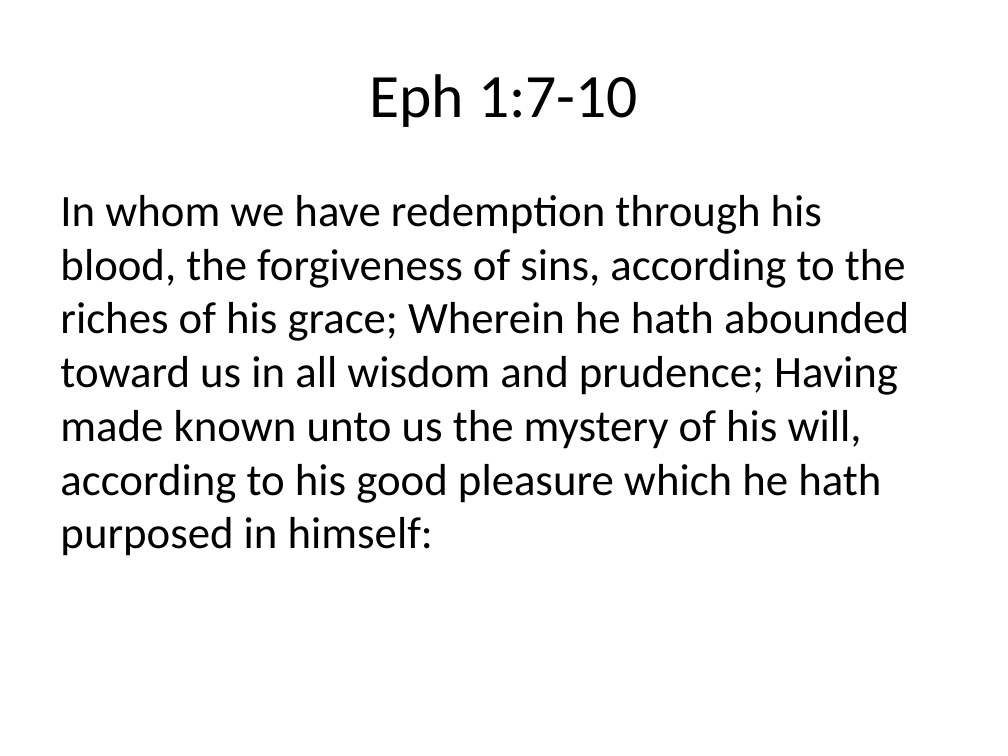
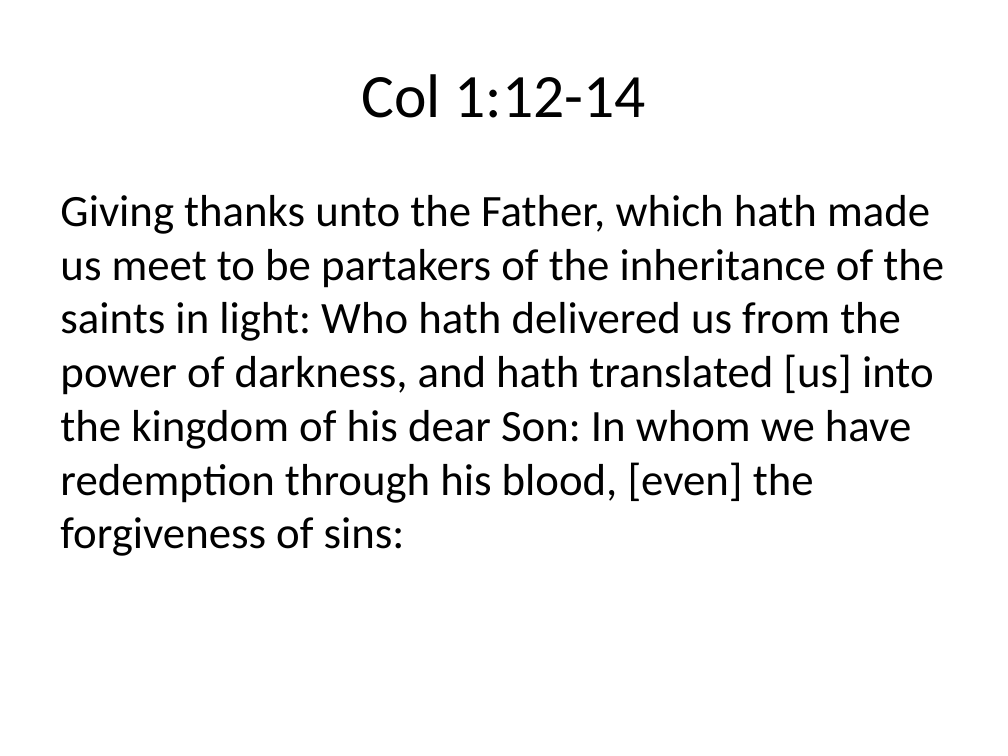
Before and after one commit to sjanhunen/dokimazo, a slide deck: slide 38 of presentations/InHisName.pptx (slide 20 before the commit). Drawn at 1008x756 pixels with LibreOffice and Linux fonts; fonts in the diff are those of the drawing. Boxes give left, top, right and bottom in pixels: in the first picture for what was removed or moved away, otherwise in the second. Text is boxed around its words. In the diff, an @@ line names an element or a change of style, - is before the commit and + after.

```diff
--- a/presentations/InHisName.pptx
+++ b/presentations/InHisName.pptx
@@ title at <box>361,74,646,118</box>: text changed @@
-Eph 1:7-10
+Col 1:12-14
@@ text at <box>60,195,944,556</box>: text changed @@
-In whom we have redemption through his blood, the forgiveness of sins, according to the riches of his grace; Wherein he hath abounded toward us in all wisdom and prudence; Having made known unto us the mystery of his will, according to his good pleasure which he hath purposed in himself:
+Giving thanks unto the Father, which hath made us meet to be partakers of the inheritance of the saints in light: Who hath delivered us from the power of darkness, and hath translated [us] into the kingdom of his dear Son: In whom we have redemption through his blood, [even] the forgiveness of sins:
```
Also in this commit, not shown: 10 other slides changed, 7 slides added, 5 slides removed, 1 other file.
